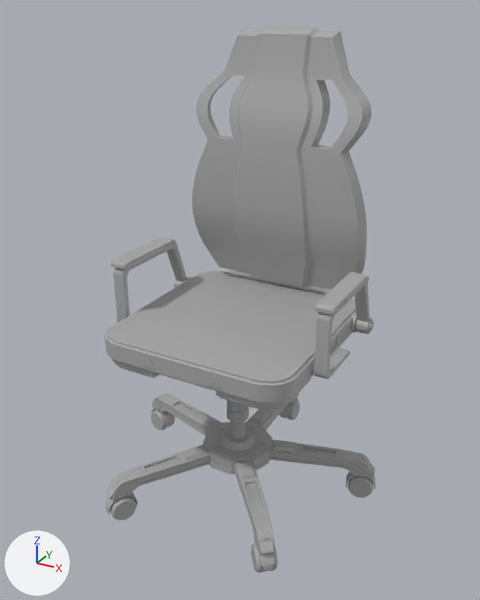
The FBX model Assets/Items/Props/LabProps/Chair2.fbx: old version first, new version second.
Before and after are seen from a 50 mm camera at (0.809, -1.462, 1.316) aimed at (0.002, 0.005, 0.583). The axes (+X, +Y, +Z) are drawn at lower left. The lights are the same throughout. Where no turn or scale is listed for an object, it has been applied to the vertices.
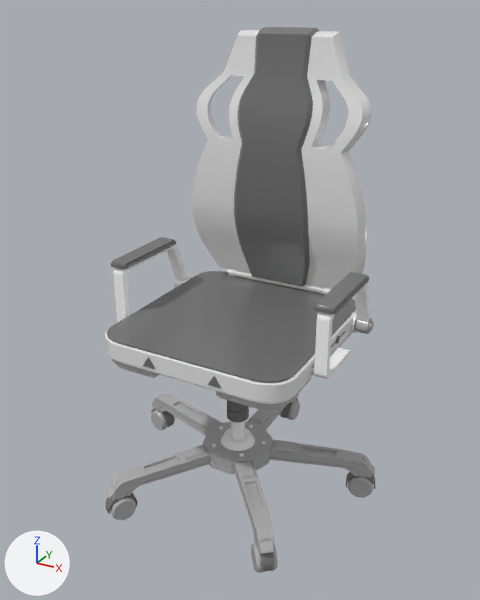
Location of each change, [x1, y1, x2, y2] in pixels of the pictures (480 x 600 px):
'polySurface449', recoloured: [314, 282, 370, 379] in both
'polySurface447', recoloured: [113, 244, 187, 322] in both
'polySurface450', recoloured: [314, 272, 369, 314] in both
'polySurface448', recoloured: [111, 237, 176, 269] in both
'polySurface421', recoloured: [221, 428, 255, 451] in both
'polySurface442', recoloured (grey to white): [228, 269, 331, 295] in both
part 1 of me_mesh_024, recoloured: [105, 310, 356, 404] in both
part 2 of me_mesh_024, recoloured: [107, 271, 356, 383] in both
part 3 of me_mesh_047, recoloured: [192, 30, 260, 273] in both
part 4 of me_mesh_047, recoloured: [301, 31, 372, 289] in both
part 5 of me_mesh_047, recoloured: [234, 27, 319, 287] in both

Patch to the scene script:
```diff
--- a/Assets/Items/Props/LabProps/Chair2.fbx.py
+++ b/Assets/Items/Props/LabProps/Chair2.fbx.py
@@ mat_chair02mat @@
+mat_chair02mat = principled_material('Chair02Mat')
+mat_chair02mat.base_color = (0.167, 0.167, 0.167)  # grey #727272
+mat_chair02mat.roughness = 0.2
@@ mat_chair01mat @@
+mat_chair01mat = principled_material('Chair01Mat')
+mat_chair01mat.base_color = (0.8, 0.8, 0.8)  # white #e7e7e7
+mat_chair01mat.roughness = 0.2
@@ mat_chair04mat @@
+mat_chair04mat = principled_material('Chair04Mat')
+mat_chair04mat.base_color = (1.0, 1.0, 1.0)  # white #ffffff
+mat_chair04mat.roughness = 0.2
@@ me_mesh_047 @@
 me_mesh_047.from_pydata(...)  # 538 vertices, 540 faces; spans x -0.276..0.276, y 0.17..0.291, z 0.541..1.269
 # used by ob_polysurface451; location = (0.0, 0.0, 0.0)
+# me_mesh_047 part 3: 190 of the faces centred in x -0.275..-0.085, y 0.18..0.278, z 0.549..1.26 switch from mat_standardsurface1 (grey #aaaaaa) to mat_chair01mat (white #e7e7e7)
+# me_mesh_047 part 4: 190 of the faces centred in x 0.085..0.275, y 0.18..0.278, z 0.549..1.26 switch from mat_standardsurface1 (grey #aaaaaa) to mat_chair01mat (white #e7e7e7)
+# me_mesh_047 part 5: 160 of the faces centred in x -0.119..0.119, y 0.17..0.283, z 0.542..1.268 switch from mat_standardsurface1 (grey #aaaaaa) to mat_chair02mat (grey #717171)
@@ me_mesh_024 @@
 me_mesh_024.from_pydata(...)  # 192 vertices, 190 faces; spans x -0.274..0.274, y -0.29..0.282, z 0.475..0.536
 # used by ob_polysurface428; location = (0.0, 0.0, 0.0)
+# me_mesh_024 part 1: 80 of the faces centred in x -0.274..0.274, y -0.29..-0.004, z 0.475..0.529 switch from mat_standardsurface1 (grey #aaaaaa) to mat_chair01mat (white #e7e7e7)
+# me_mesh_024 part 2: 46 of the faces centred in x -0.266..0.266, y -0.284..0.276, z 0.533..0.536 switch from mat_standardsurface1 (grey #aaaaaa) to mat_chair02mat (grey #717171)
@@ me_mesh_017 @@
 me_mesh_017.from_pydata(...)  # 41 vertices, 40 faces; spans x -0.0525..0.0543, y -0.06..0.0468, z 0.1246..0.147
-me_mesh_017.materials.append(mat_standardsurface1)  # grey #aaaaaa
+me_mesh_017.materials.append(mat_chair04mat)  # white #ffffff
@@ me_mesh_046 @@
 me_mesh_046.from_pydata(...)  # 144 vertices, 142 faces; spans x 0.273..0.329, y -0.136..0.114, z 0.668..0.683
-me_mesh_046.materials.append(mat_standardsurface1)  # grey #aaaaaa
+me_mesh_046.materials.append(mat_chair02mat)  # grey #727272
@@ me_mesh_043 @@
 me_mesh_043.from_pydata(...)  # 68 vertices, 65 faces; spans x -0.317..-0.285, y -0.136..0.185, z 0.485..0.668
-me_mesh_043.materials.append(mat_standardsurface1)  # grey #aaaaaa
+me_mesh_043.materials.append(mat_chair04mat)  # white #ffffff
@@ me_mesh_045 @@
 me_mesh_045.from_pydata(...)  # 68 vertices, 65 faces; spans x 0.285..0.317, y -0.136..0.185, z 0.485..0.668
-me_mesh_045.materials.append(mat_standardsurface1)  # grey #aaaaaa
+me_mesh_045.materials.append(mat_chair04mat)  # white #ffffff
@@ me_mesh_038 @@
 me_mesh_038.from_pydata(...)  # 90 vertices, 88 faces; spans x -0.178..0.178, y 0.243..0.28, z 0.532..0.569
-me_mesh_038.materials.append(mat_standardsurface1)  # grey #aaaaaa
+me_mesh_038.materials.append(mat_chair04mat)  # white #ffffff
@@ me_mesh_044 @@
 me_mesh_044.from_pydata(...)  # 144 vertices, 142 faces; spans x -0.329..-0.273, y -0.136..0.114, z 0.668..0.683
-me_mesh_044.materials.append(mat_standardsurface1)  # grey #aaaaaa
+me_mesh_044.materials.append(mat_chair02mat)  # grey #727272
```
